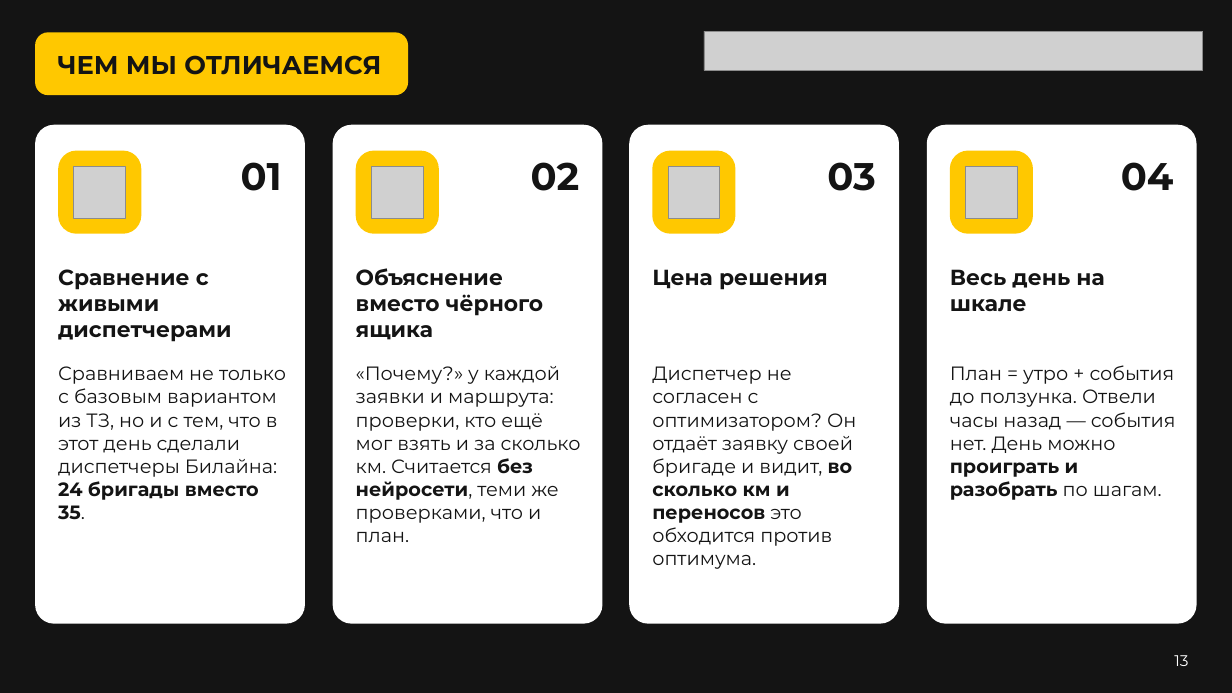
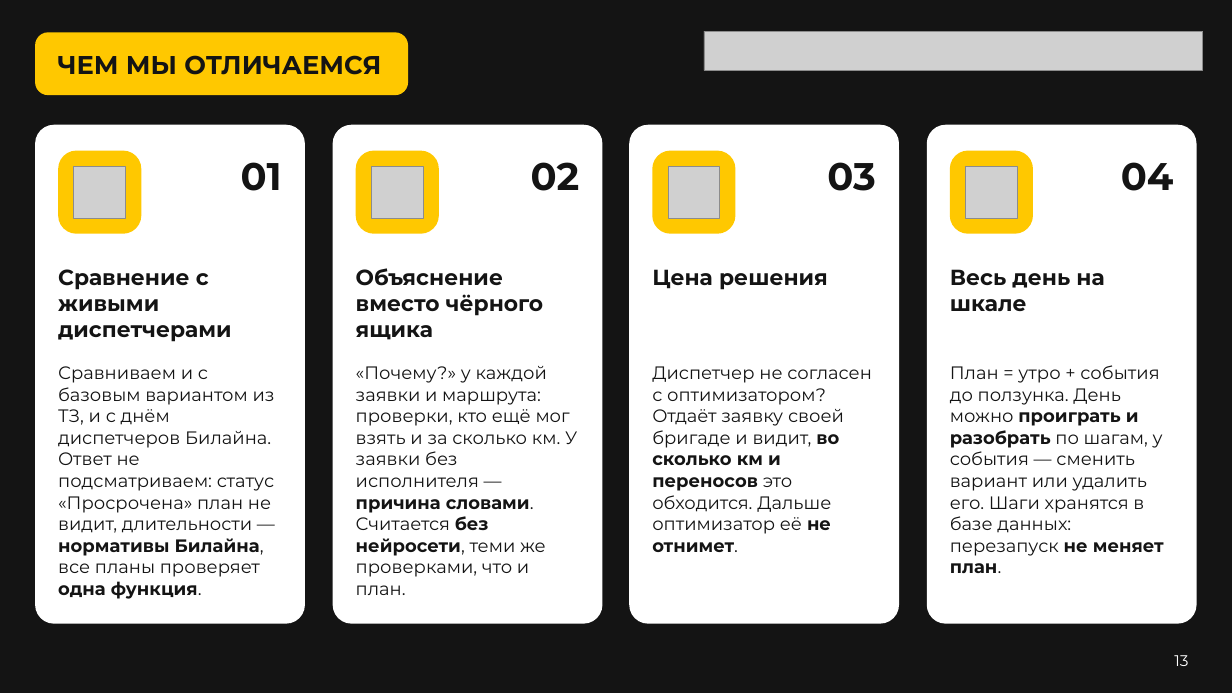
Before and after one commit to earlyr1/beeline-routing, a slide deck: slide 13 of ЛЦТ2026_Презентация_верные_обязательные_слайды.pptx. Drawn at 1232x693 pixels with LibreOffice and Linux fonts; fonts in the diff are those of the drawing; grey boxes stand for pictures. Boxes give left, top, right and bottom in pixels: in the first picture for what was removed or moved away, otherwise in the second. Text is boxed around its words. In the diff, an @@ line names an element or a change of style, - is before the commit and + after.

```diff
--- a/ЛЦТ2026_Презентация_верные_обязательные_слайды.pptx
+++ b/ЛЦТ2026_Презентация_верные_обязательные_слайды.pptx
@@ text at [58, 366, 275, 599]: text changed; size 15 to 14 pt @@
-Сравниваем не только с базовым вариантом из ТЗ, но и с тем, что в этот день сделали диспетчеры Билайна: 24 бригады вместо 35.
+Сравниваем и с базовым вариантом из ТЗ, и с днём диспетчеров Билайна. Ответ не подсматриваем: статус «Просрочена» план не видит, длительности — нормативы Билайна, все планы проверяет одна функция.
@@ text at [356, 366, 577, 595]: text changed; size 15 to 14 pt @@
-«Почему?» у каждой заявки и маршрута: проверки, кто ещё мог взять и за сколько км. Считается без нейросети, теми же проверками, что и план.
+«Почему?» у каждой заявки и маршрута: проверки, кто ещё мог взять и за сколько км. У заявки без исполнителя — причина словами. Считается без нейросети, теми же проверками, что и план.
@@ text at [652, 366, 872, 552]: text changed; size 15 to 14 pt @@
-Диспетчер не согласен с оптимизатором? Он отдаёт заявку своей бригаде и видит, во сколько км и переносов это обходится против оптимума.
+Диспетчер не согласен с оптимизатором? Отдаёт заявку своей бригаде и видит, во сколько км и переносов это обходится. Дальше оптимизатор её не отнимет.
@@ text at [950, 365, 1164, 573]: text changed; size 15 to 14 pt @@
-План = утро + события до ползунка. Отвели часы назад — события нет. День можно проиграть и разобрать по шагам.
+План = утро + события до ползунка. День можно проиграть и разобрать по шагам, у события — сменить вариант или удалить его. Шаги хранятся в базе данных: перезапуск не меняет план.
```
Also in this commit, not shown: 12 other slides changed, 36 other files.
